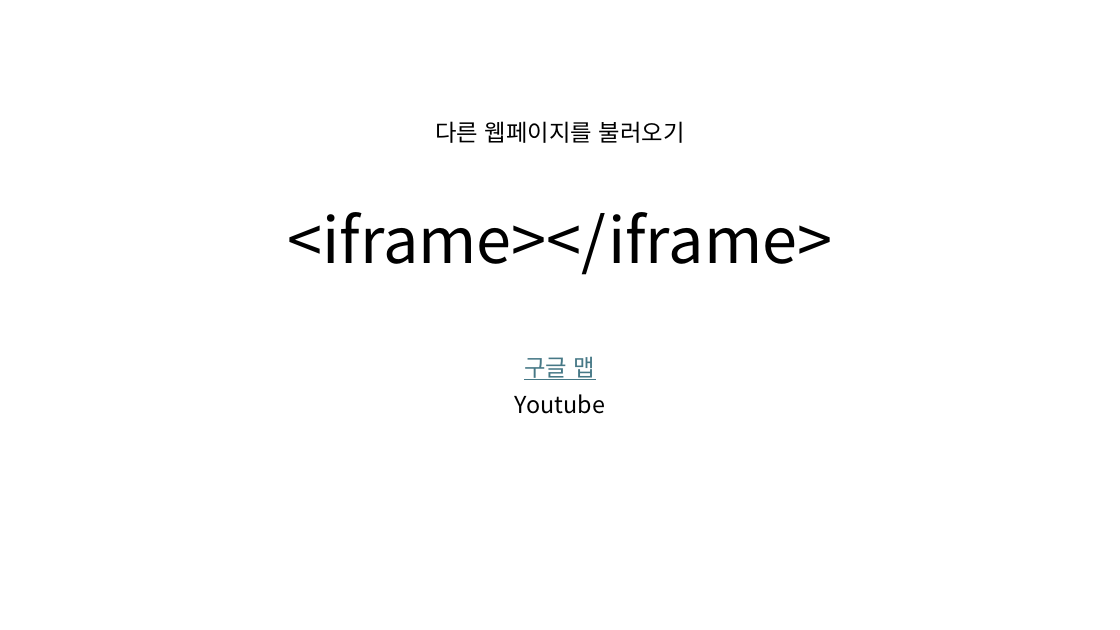
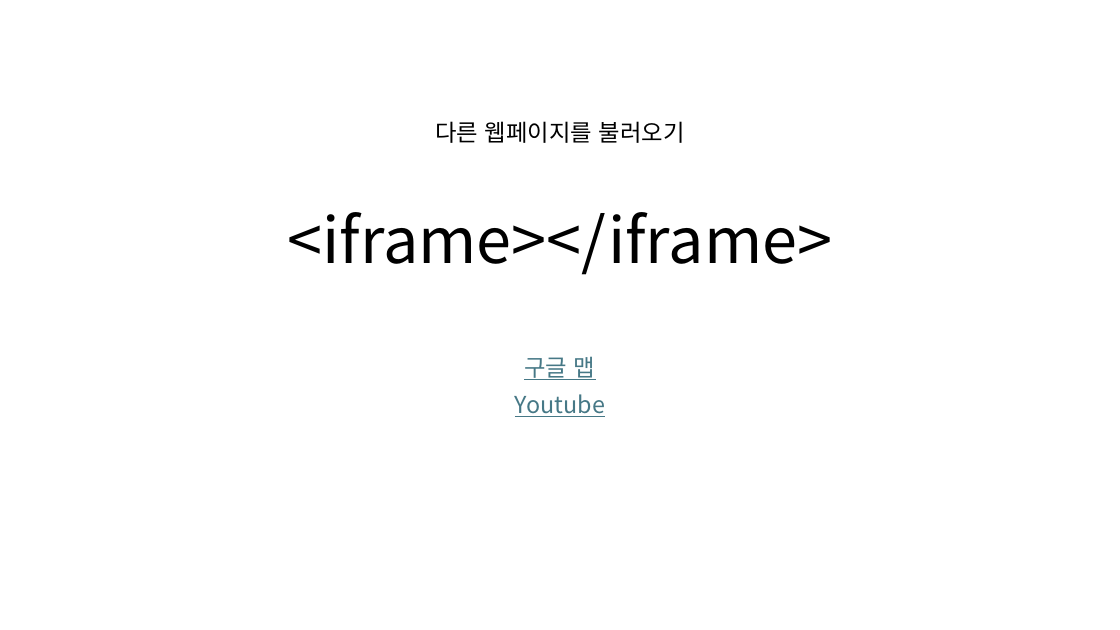
Before and after one commit to MainFe/mainfe.github.io, a slide deck: slide 73 of ppt/web-design.pptx (slide 72 before the commit). Drawn at 1120x630 pixels with LibreOffice and Linux fonts; fonts in the diff are those of the drawing. Boxes give left, top, right and bottom in pixels: in the first picture for what was removed or moved away, otherwise in the second. Text is boxed around its words. In the diff, an @@ line names an element or a change of style, - is before the commit and + after.

```diff
--- a/ppt/web-design.pptx
+++ b/ppt/web-design.pptx
@@ text "Youtube" at box(515, 394, 605, 417): text colour #000000 to #467886, underline on @@
```
Also in this commit, not shown: 13 other slides changed, 41 slides added, 10 slides removed, 2 other files.
